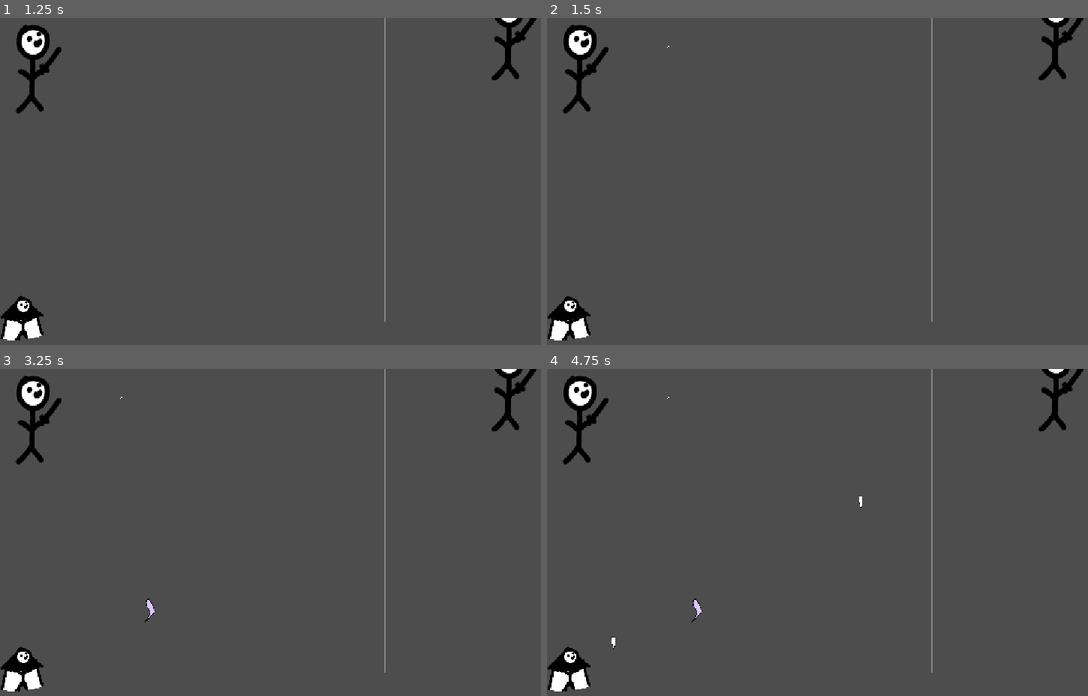
Above: before the commit, frames 1-4 (two rows, left to right).
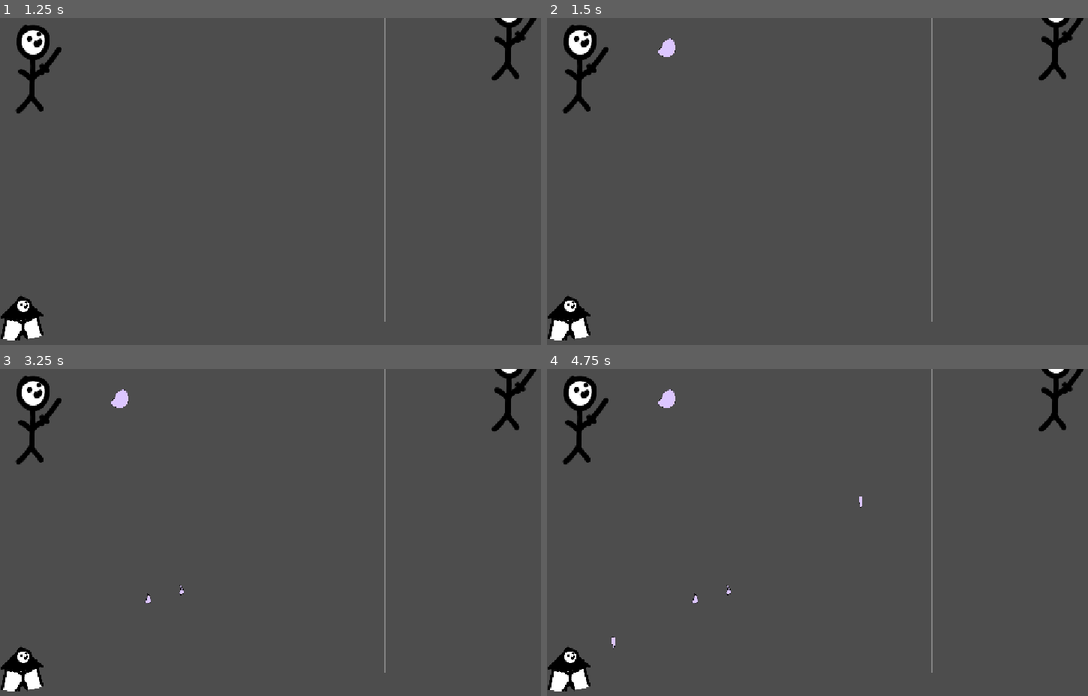
Above: after the commit, the same moments.

Repository: Schlutzkrapfen/Camara-Game
Game: Godot game, scene res://Levels/Creature/creatureTestingScene.tscn
Same seed, same stepped clock (60 frames per second), same inputs: the game is played once before the commit and once after it. This scene is started directly instead of the project's main scene.
Inputs (mouse positions are in pixels of both pictures, inside the frame that each line leads up to):
- Up to frame 1 (1.25 s): tap Enter at 0.5 s; move the mouse to (432, 168) at 0.52 s; hold D from 0.53 s (still down); tap 6 (Spike) at 0.6 s; click (432, 168) at 0.67 s; tap Space at 0.77 s
- Up to frame 2 (1.5 s): tap Space at 1.25 s; move the mouse to (725, 204) at 1.27 s; release D at 1.28 s; hold S from 1.28 s (still down); tap 0 (Aliver) at 1.35 s
- Up to frame 3 (3.25 s): tap Space at 1.52, 2.75, 3.02 s; tap 6 (Spike) at 1.55, 2.3, 3.05 s; tap Enter at 2 s; move the mouse to (362, 463) at 2.02 s; release S at 2.03 s; hold D 2.03-2.78 s; tap 2 (Belt) at 2.1 s; move the mouse to (270, 604) at 2.77 s; hold 9 (Upgrader) from 2.78 s (still down); tap 8 (Combiner) at 2.85 s; click (270, 604) at 2.92 s
- Up to frame 4 (4.75 s): tap Enter at 3.5 s; move the mouse to (1028, 588) at 3.52 s; release 9 (Upgrader) at 3.53 s; hold A from 3.53 s (still down); tap ' (Goo_maker) at 3.6 s; tap Space at 3.77, 4.25, 4.52 s; tap 6 (Spike) at 3.8, 4.55 s; move the mouse to (666, 486) at 4.27 s; tap 4 (HeadFactory) at 4.35 s

Frame 1 is identical in both runs. In frame 2, 0.1% of the frame differs, in the area x 20-24%, y 6-12%; in frame 3, 0.2%; in frame 4, 0.2%, in the area x 11-59%, y 6-86%.

Commit message:
feat: spikes fixed

Diff:
--- a/Levels/Creature/creatureTestingScene.tscn
+++ b/Levels/Creature/creatureTestingScene.tscn
@@ -3,7 +3,6 @@
 [ext_resource type="Script" uid="uid://c75yvoc3lhvdv" path="res://script/creature_testing.gd" id="1_qu1v0"]
 [ext_resource type="PackedScene" uid="uid://h4gm0w78c05t" path="res://Levels/Creature/head.tscn" id="2_kgn47"]
 [ext_resource type="PackedScene" uid="uid://te3wdjrwjvf3" path="res://Levels/Creature/torso.tscn" id="3_h1l0e"]
-[ext_resource type="PackedScene" uid="uid://br6rp8mmcsbyd" path="res://Levels/Creature/leg.tscn" id="4_wqga0"]
 [ext_resource type="PackedScene" uid="uid://dv3qwt1jtj1wt" path="res://Levels/Creature/torso_2.tscn" id="5_h1l0e"]
 [ext_resource type="PackedScene" uid="uid://dtcu05c44x3w8" path="res://Levels/Creature/torso_3.tscn" id="6_oyvla"]
 [ext_resource type="PackedScene" uid="uid://cg3y50e7rvs8o" path="res://Levels/Creature/torso_4.tscn" id="7_3c7w0"]
@@ -13,15 +12,13 @@
 [ext_resource type="PackedScene" uid="uid://bw0t0tccsh34l" path="res://Levels/Creature/spike_1.tscn" id="11_85nhp"]
 [ext_resource type="PackedScene" uid="uid://2k4c1td3mkse" path="res://Levels/Creature/spike_2.tscn" id="12_258lo"]
 [ext_resource type="PackedScene" uid="uid://ffsnyxqu58mx" path="res://Levels/Creature/spike_3.tscn" id="13_0mljx"]
-[ext_resource type="PackedScene" uid="uid://dw5pxqw638q5j" path="res://Levels/Creature/spike_1_L.tscn" id="14_y1hec"]
-[ext_resource type="PackedScene" uid="uid://cmq7h1hqqp6fu" path="res://Levels/Creature/spike_2_L.tscn" id="15_xxkyx"]
-[ext_resource type="PackedScene" uid="uid://dw6c0y8w2v2j3" path="res://Levels/Creature/spike_3_L.tscn" id="16_ahytx"]
+[ext_resource type="PackedScene" uid="uid://bvncs3ckfetkl" path="res://Levels/Creature/leg_4.tscn" id="13_lnj6j"]
 [ext_resource type="PackedScene" uid="uid://dlyg7svl3faxm" path="res://Levels/Enemies/Grunt.tscn" id="17_xxkyx"]
 [ext_resource type="PackedScene" uid="uid://c4uvcr8un6oyy" path="res://Levels/Enemies/Grunt_Hut.tscn" id="18_ahytx"]
 
 [node name="CreatureTestingScene" type="Node2D" unique_id=1857987435]
 script = ExtResource("1_qu1v0")
-part_scenes = Array[PackedScene]([ExtResource("2_kgn47"), Ex …(91 unchanged characters)… ), ExtResource("8_3c7w0"), ExtResource("4_wqga0"), ExtResource("9_6q6ar"), ExtResource("10_85nhp"), ExtResource("11_85nhp"), ExtResource("12_258lo"), ExtResource("13_0mljx"), ExtResource("14_y1hec"), ExtResource("15_xxkyx"), ExtResource("16_ahytx")])
+part_scenes = Array[PackedScene]([ExtResource("2_kgn47"), Ex …(91 unchanged characters)… ), ExtResource("8_3c7w0"), ExtResource("9_6q6ar"), ExtResource("10_85nhp"), ExtResource("11_85nhp"), ExtResource("12_258lo"), ExtResource("13_0mljx"), ExtResource("13_lnj6j")])
 
 [node name="Camera2D" type="Camera2D" parent="." unique_id=1101754663]
 position = Vector2(577, 324)
--- a/Levels/Creature/head.tscn
+++ b/Levels/Creature/head.tscn
@@ -88,15 +88,15 @@
 attachmentRotation = -28.985
 
 [node name="ConnectionPoint_201" type="Marker2D" parent="." unique_id=1367141123]
-position = Vector2(96, -71)
+position = Vector2(95, -70)
 script = ExtResource("5_xq6yg")
 id = 201
 allowedBodyTypes = Array[int]([3])
-direction = 3
+attachmentRotation = 50.78
 
 [node name="ConnectionPoint_301" type="Marker2D" parent="." unique_id=1794841693]
 position = Vector2(-106, -66)
 script = ExtResource("5_xq6yg")
 id = 301
 allowedBodyTypes = Array[int]([3])
-direction = 2
+attachmentRotation = -49.505
--- a/Levels/Creature/leg_3.tscn
+++ b/Levels/Creature/leg_3.tscn
@@ -42,4 +42,4 @@
 script = ExtResource("4_1efdp")
 id = 201
 allowedBodyTypes = Array[int]([3])
-direction = 3
+attachmentRotation = 56.76
--- a/Levels/Creature/spike_1.tscn
+++ b/Levels/Creature/spike_1.tscn
@@ -6,6 +6,7 @@
 [ext_resource type="Script" uid="uid://dq1c3eqgdtbie" path="res://script/ConnectionPoint.gd" id="4_1tl2a"]
 
 [node name="Spike" type="Node2D" unique_id=351333405]
+scale = Vector2(0.5, 0.5)
 script = ExtResource("1_qk38o")
 type = 3
 upgrade = ExtResource("2_qk38o")
@@ -14,14 +15,12 @@
 [node name="Pivot" type="Marker2D" parent="." unique_id=325312056]
 
 [node name="BodyPart" type="Sprite2D" parent="Pivot" unique_id=685628172]
-z_index = -10
-position = Vector2(36, -39)
-scale = Vector2(0.5, 0.5)
+position = Vector2(4, -108.00001)
+rotation = -0.7234847
 texture = ExtResource("3_qk38o")
 
 [node name="ConnectionPoint_1" type="Marker2D" parent="." unique_id=1485094818]
 position = Vector2(1, 1)
 script = ExtResource("4_1tl2a")
 id = 1
-allowedBodyTypes = Array[int]([0, 1, 2])
-direction = 2
+direction = 1
--- a/Levels/Creature/spike_1_L.tscn
+++ b/Levels/Creature/spike_1_L.tscn
@@ -1,15 +1,46 @@
 [gd_scene format=3 uid="uid://dw5pxqw638q5j"]
 
 [ext_resource type="Script" uid="uid://02teojrlf8xw" path="res://script/Creature.gd" id="1_84ksh"]
-[ext_resource type="PackedScene" uid="uid://cmq7h1hqqp6fu" path="res://Levels/Creature/spike_2_L.tscn" id="2_84ksh"]
+[ext_resource type="Texture2D" uid="uid://dxhh21i31w2eo" path="res://assets/Sprites/ModularCharacter/Accessories/Spikes/Spike_Large.png" id="2_26a1v"]
 [ext_resource type="Texture2D" uid="uid://d3ab6lou0k4jw" path="res://assets/Sprites/ModularCharacter/Accessories/Spikes/Spike_Small.png" id="3_8luw6"]
+[ext_resource type="Texture2D" uid="uid://jy0e00irmuh2" path="res://assets/Sprites/ModularCharacter/Accessories/Spikes/Spike_Medium.png" id="4_8luw6"]
 [ext_resource type="Script" uid="uid://dq1c3eqgdtbie" path="res://script/ConnectionPoint.gd" id="4_h8afj"]
+
+[sub_resource type="PackedScene" id="PackedScene_xkbge"]
+_bundled = {
+"conn_count": 0,
+"conns": PackedInt32Array(),
+"editable_instances": [],
+"id_paths": [],
+"names": PackedStringArray("Spike", "scale", "script", "type", "attackDamage", "Node2D", "Pivot", "Marker2D", "BodyPart", "z_index", "position", "texture", "Sprite2D", "ConnectionPoint_1", "id", "allowedBodyTypes", "direction"),
+"node_count": 4,
+"node_ids": PackedInt32Array(351333405, 325312056, 685628172, 1485094818),
+"node_paths": [],
+"nodes": PackedInt32Array(-1, -1, 5, 0, -1, 4, 1, 0, 2, 1, 3, 2, 4, 3, 0, 0, 0, 7, 6, -1, 0, 0, 1, 0, 12, 8, -1, 4, 9, 4, 10, 5, 1, 6, 11, 7, 0, 0, 0, 7, 13, -1, 5, 10, 8, 2, 9, 14, 10, 15, 11, 16, 2, 0),
+"variants": [Vector2(0.2, 0.2), ExtResource("1_84ksh"), 3, 15, -10, Vector2(-27, -35), Vector2(-0.5, 0.5), ExtResource("2_26a1v"), Vector2(1, 1), ExtResource("4_h8afj"), 1, Array[int]([0, 1, 2])],
+"version": 3
+}
+
+[sub_resource type="PackedScene" id="PackedScene_pfgmu"]
+_bundled = {
+"conn_count": 0,
+"conns": PackedInt32Array(),
+"editable_instances": [],
+"id_paths": [],
+"names": PackedStringArray("Spike", "scale", "script", "type", "upgrade", "attackDamage", "Node2D", "Pivot", "Marker2D", "BodyPart", "z_index", "position", "texture", "Sprite2D", "ConnectionPoint_1", "id", "allowedBodyTypes", "direction"),
+"node_count": 4,
+"node_ids": PackedInt32Array(351333405, 325312056, 685628172, 1485094818),
+"node_paths": [],
+"nodes": PackedInt32Array(-1, -1, 6, 0, -1, 5, 1, 0, 2, 1, 3, 2, 4, 3, 5, 4, 0, 0, 0, 8, 7, -1, 0, 0, 1, 0, 13, 9, -1, 4, 10, 5, 11, 6, 1, 7, 12, 8, 0, 0, 0, 8, 14, -1, 5, 11, 9, 2, 10, 15, 11, 16, 12, 17, 2, 0),
+"variants": [Vector2(0.2, 0.2), ExtResource("1_84ksh"), 3, SubResource("PackedScene_xkbge"), 10, -10, Vector2(-25, -35), Vector2(-0.5, 0.5), ExtResource("4_8luw6"), Vector2(1, 1), ExtResource("4_h8afj"), 1, Array[int]([0, 1, 2])],
+"version": 3
+}
 
 [node name="Spike" type="Node2D" unique_id=351333405]
 scale = Vector2(0.2, 0.2)
 script = ExtResource("1_84ksh")
 type = 3
-upgrade = ExtResource("2_84ksh")
+upgrade = SubResource("PackedScene_pfgmu")
 attackDamage = 5
 
 [node name="Pivot" type="Marker2D" parent="." unique_id=325312056]
--- a/Levels/Creature/spike_2.tscn
+++ b/Levels/Creature/spike_2.tscn
@@ -6,7 +6,7 @@
 [ext_resource type="Script" uid="uid://dq1c3eqgdtbie" path="res://script/ConnectionPoint.gd" id="4_axj70"]
 
 [node name="Spike" type="Node2D" unique_id=351333405]
-scale = Vector2(0.2, 0.2)
+scale = Vector2(0.5, 0.5)
 script = ExtResource("1_srp3w")
 type = 3
 upgrade = ExtResource("2_srp3w")
@@ -15,8 +15,8 @@
 [node name="Pivot" type="Marker2D" parent="." unique_id=325312056]
 
 [node name="BodyPart" type="Sprite2D" parent="Pivot" unique_id=685628172]
-z_index = -10
-position = Vector2(27, -34)
+position = Vector2(6.000001, -46)
+rotation = -0.5809195
 scale = Vector2(0.5, 0.5)
 texture = ExtResource("3_srp3w")
 
@@ -24,5 +24,4 @@
 position = Vector2(1, 1)
 script = ExtResource("4_axj70")
 id = 1
-allowedBodyTypes = Array[int]([0, 1, 2])
-direction = 2
+direction = 1
--- a/Levels/Creature/spike_2_L.tscn
+++ b/Levels/Creature/spike_2_L.tscn
@@ -2,14 +2,29 @@
 
 [ext_resource type="Script" uid="uid://02teojrlf8xw" path="res://script/Creature.gd" id="1_q7y10"]
 [ext_resource type="Texture2D" uid="uid://jy0e00irmuh2" path="res://assets/Sprites/ModularCharacter/Accessories/Spikes/Spike_Medium.png" id="2_bs7yy"]
-[ext_resource type="PackedScene" uid="uid://dw6c0y8w2v2j3" path="res://Levels/Creature/spike_3_L.tscn" id="2_l070q"]
+[ext_resource type="Texture2D" uid="uid://dxhh21i31w2eo" path="res://assets/Sprites/ModularCharacter/Accessories/Spikes/Spike_Large.png" id="2_l070q"]
 [ext_resource type="Script" uid="uid://dq1c3eqgdtbie" path="res://script/ConnectionPoint.gd" id="3_l070q"]
+
+[sub_resource type="PackedScene" id="PackedScene_xkbge"]
+_bundled = {
+"conn_count": 0,
+"conns": PackedInt32Array(),
+"editable_instances": [],
+"id_paths": [],
+"names": PackedStringArray("Spike", "scale", "script", "type", "attackDamage", "Node2D", "Pivot", "Marker2D", "BodyPart", "z_index", "position", "texture", "Sprite2D", "ConnectionPoint_1", "id", "allowedBodyTypes", "direction"),
+"node_count": 4,
+"node_ids": PackedInt32Array(351333405, 325312056, 685628172, 1485094818),
+"node_paths": [],
+"nodes": PackedInt32Array(-1, -1, 5, 0, -1, 4, 1, 0, 2, 1, 3, 2, 4, 3, 0, 0, 0, 7, 6, -1, 0, 0, 1, 0, 12, 8, -1, 4, 9, 4, 10, 5, 1, 6, 11, 7, 0, 0, 0, 7, 13, -1, 5, 10, 8, 2, 9, 14, 10, 15, 11, 16, 2, 0),
+"variants": [Vector2(0.2, 0.2), ExtResource("1_q7y10"), 3, 15, -10, Vector2(-27, -35), Vector2(-0.5, 0.5), ExtResource("2_l070q"), Vector2(1, 1), ExtResource("3_l070q"), 1, Array[int]([0, 1, 2])],
+"version": 3
+}
 
 [node name="Spike" type="Node2D" unique_id=351333405]
 scale = Vector2(0.2, 0.2)
 script = ExtResource("1_q7y10")
 type = 3
-upgrade = ExtResource("2_l070q")
+upgrade = SubResource("PackedScene_xkbge")
 attackDamage = 10
 
 [node name="Pivot" type="Marker2D" parent="." unique_id=325312056]
--- a/Levels/Creature/spike_3.tscn
+++ b/Levels/Creature/spike_3.tscn
@@ -5,7 +5,7 @@
 [ext_resource type="Script" uid="uid://dq1c3eqgdtbie" path="res://script/ConnectionPoint.gd" id="4_4ibty"]
 
 [node name="Spike" type="Node2D" unique_id=351333405]
-scale = Vector2(0.2, 0.2)
+scale = Vector2(0.5, 0.5)
 script = ExtResource("1_vyxou")
 type = 3
 attackDamage = 15
@@ -13,8 +13,8 @@
 [node name="Pivot" type="Marker2D" parent="." unique_id=325312056]
 
 [node name="BodyPart" type="Sprite2D" parent="Pivot" unique_id=685628172]
-z_index = -10
-position = Vector2(31, -35)
+position = Vector2(-2, -31.999996)
+rotation = -0.94159055
 scale = Vector2(0.5, 0.5)
 texture = ExtResource("3_vyxou")
 
@@ -23,4 +23,4 @@
 script = ExtResource("4_4ibty")
 id = 1
 allowedBodyTypes = Array[int]([0, 1, 2])
-direction = 2
+direction = 1
--- a/Levels/Creature/torso.tscn
+++ b/Levels/Creature/torso.tscn
@@ -63,39 +63,39 @@
 script = ExtResource("3_6f1hg")
 id = 201
 allowedBodyTypes = Array[int]([3])
-direction = 3
+attachmentRotation = 95.135
 
 [node name="ConnectionPoint_202" type="Marker2D" parent="." unique_id=1522758959]
 position = Vector2(48, -10)
 script = ExtResource("3_6f1hg")
 id = 202
 allowedBodyTypes = Array[int]([3])
-direction = 3
+attachmentRotation = 95.135
 
 [node name="ConnectionPoint_203" type="Marker2D" parent="." unique_id=1650167569]
 position = Vector2(38, 57)
 script = ExtResource("3_6f1hg")
 id = 203
 allowedBodyTypes = Array[int]([3])
-direction = 3
+attachmentRotation = 95.135
 
 [node name="ConnectionPoint_301" type="Marker2D" parent="." unique_id=2037888554]
 position = Vector2(-46, -79)
 script = ExtResource("3_6f1hg")
 id = 301
 allowedBodyTypes = Array[int]([3])
-direction = 2
+attachmentRotation = -95.135
 
 [node name="ConnectionPoint_302" type="Marker2D" parent="." unique_id=72995844]
 position = Vector2(-35, -5)
 script = ExtResource("3_6f1hg")
 id = 302
 allowedBodyTypes = Array[int]([3])
-direction = 2
+attachmentRotation = -95.135
 
 [node name="ConnectionPoint_303" type="Marker2D" parent="." unique_id=344551721]
 position = Vector2(-23, 62)
 script = ExtResource("3_6f1hg")
 id = 303
 allowedBodyTypes = Array[int]([3])
-direction = 2
+attachmentRotation = -95.135
--- a/Levels/Creature/torso_2.tscn
+++ b/Levels/Creature/torso_2.tscn
@@ -78,39 +78,39 @@
 script = ExtResource("4_niabm")
 id = 201
 allowedBodyTypes = Array[int]([3])
-direction = 3
+attachmentRotation = 66.695
 
 [node name="ConnectionPoint_202" type="Marker2D" parent="." unique_id=1522758959]
 position = Vector2(119, 10)
 script = ExtResource("4_niabm")
 id = 202
 allowedBodyTypes = Array[int]([3])
-direction = 3
+attachmentRotation = 88.18
 
 [node name="ConnectionPoint_203" type="Marker2D" parent="." unique_id=1650167569]
 position = Vector2(116, 105)
 script = ExtResource("4_niabm")
 id = 203
 allowedBodyTypes = Array[int]([3])
-direction = 3
+attachmentRotation = 101.435
 
 [node name="ConnectionPoint_301" type="Marker2D" parent="." unique_id=2037888554]
 position = Vector2(-117, -69)
 script = ExtResource("4_niabm")
 id = 301
 allowedBodyTypes = Array[int]([3])
-direction = 2
+attachmentRotation = -69.745
 
 [node name="ConnectionPoint_302" type="Marker2D" parent="." unique_id=72995844]
 position = Vector2(-121, 1)
 script = ExtResource("4_niabm")
 id = 302
 allowedBodyTypes = Array[int]([3])
-direction = 2
+attachmentRotation = -90.04
 
 [node name="ConnectionPoint_303" type="Marker2D" parent="." unique_id=344551721]
 position = Vector2(-111, 77)
 script = ExtResource("4_niabm")
 id = 303
 allowedBodyTypes = Array[int]([3])
-direction = 2
+attachmentRotation = -101.145
--- a/Levels/Creature/torso_3.tscn
+++ b/Levels/Creature/torso_3.tscn
@@ -94,39 +94,39 @@
 script = ExtResource("4_r20mw")
 id = 201
 allowedBodyTypes = Array[int]([3])
-direction = 3
+attachmentRotation = 57.565
 
 [node name="ConnectionPoint_202" type="Marker2D" parent="." unique_id=1522758959]
 position = Vector2(159, 11)
 script = ExtResource("4_r20mw")
 id = 202
 allowedBodyTypes = Array[int]([3])
-direction = 3
+attachmentRotation = 86.645
 
 [node name="ConnectionPoint_203" type="Marker2D" parent="." unique_id=1650167569]
 position = Vector2(145, 89)
 script = ExtResource("4_r20mw")
 id = 203
 allowedBodyTypes = Array[int]([3])
-direction = 3
+attachmentRotation = 123.61
 
 [node name="ConnectionPoint_301" type="Marker2D" parent="." unique_id=2037888554]
 position = Vector2(-135, -69)
 script = ExtResource("4_r20mw")
 id = 301
 allowedBodyTypes = Array[int]([3])
-direction = 2
+attachmentRotation = -53.41
 
 [node name="ConnectionPoint_302" type="Marker2D" parent="." unique_id=72995844]
 position = Vector2(-155, 2)
 script = ExtResource("4_r20mw")
 id = 302
 allowedBodyTypes = Array[int]([3])
-direction = 2
+attachmentRotation = -84.335
 
 [node name="ConnectionPoint_303" type="Marker2D" parent="." unique_id=344551721]
 position = Vector2(-152, 78)
 script = ExtResource("4_r20mw")
 id = 303
 allowedBodyTypes = Array[int]([3])
-direction = 2
+attachmentRotation = -115.125
--- a/Levels/Creature/torso_4.tscn
+++ b/Levels/Creature/torso_4.tscn
@@ -125,44 +125,53 @@
 script = ExtResource("4_w51f1")
 id = 201
 allowedBodyTypes = Array[int]([3])
-direction = 3
-attachmentRotation = -7.61
+attachmentRotation = 81.665
 
 [node name="ConnectionPoint_202" type="Marker2D" parent="." unique_id=1522758959]
 position = Vector2(199, -24)
 script = ExtResource("4_w51f1")
 id = 202
 allowedBodyTypes = Array[int]([3])
-direction = 3
+attachmentRotation = 87.145
 
 [node name="ConnectionPoint_203" type="Marker2D" parent="." unique_id=1650167569]
 position = Vector2(189, 84)
 script = ExtResource("4_w51f1")
 id = 203
 allowedBodyTypes = Array[int]([3])
-direction = 3
-attachmentRotation = 8.545
+attachmentRotation = 100.33
+
+[node name="ConnectionPoint_204" type="Marker2D" parent="." unique_id=1415530742]
+position = Vector2(160, 25)
+script = ExtResource("4_w51f1")
+id = 204
+allowedBodyTypes = Array[int]([3])
+attachmentRotation = 83.895
 
 [node name="ConnectionPoint_301" type="Marker2D" parent="." unique_id=2037888554]
 position = Vector2(-124, -89)
 script = ExtResource("4_w51f1")
 id = 301
 allowedBodyTypes = Array[int]([3])
-direction = 2
-attachmentRotation = 12.45
+attachmentRotation = -68.095
 
 [node name="ConnectionPoint_302" type="Marker2D" parent="." unique_id=72995844]
 position = Vector2(-179, 14)
 script = ExtResource("4_w51f1")
 id = 302
 allowedBodyTypes = Array[int]([3])
-direction = 2
-attachmentRotation = 9.525
+attachmentRotation = -78.595
 
 [node name="ConnectionPoint_303" type="Marker2D" parent="." unique_id=344551721]
 position = Vector2(-235, 113)
 script = ExtResource("4_w51f1")
 id = 303
 allowedBodyTypes = Array[int]([3])
-direction = 2
-attachmentRotation = -5.8
+attachmentRotation = -78.075
+
+[node name="ConnectionPoint_304" type="Marker2D" parent="." unique_id=587360905]
+position = Vector2(-150, 90)
+script = ExtResource("4_w51f1")
+id = 304
+allowedBodyTypes = Array[int]([3])
+attachmentRotation = -57.71
--- a/Levels/Creature/torso_5.tscn
+++ b/Levels/Creature/torso_5.tscn
@@ -141,60 +141,53 @@
 script = ExtResource("4_b4j5o")
 id = 201
 allowedBodyTypes = Array[int]([3])
-direction = 3
-attachmentRotation = -7.61
+attachmentRotation = 81.11
 
 [node name="ConnectionPoint_202" type="Marker2D" parent="." unique_id=1522758959]
 position = Vector2(187, 49)
 script = ExtResource("4_b4j5o")
 id = 202
 allowedBodyTypes = Array[int]([3])
-direction = 3
+attachmentRotation = 54.695
 
 [node name="ConnectionPoint_204" type="Marker2D" parent="." unique_id=924161160]
-position = Vector2(-31, -21)
+position = Vector2(-40, -99.99999)
 script = ExtResource("4_b4j5o")
 id = 204
 allowedBodyTypes = Array[int]([3])
-direction = 3
-attachmentRotation = -14.4
+attachmentRotation = 118.47
 
 [node name="ConnectionPoint_203" type="Marker2D" parent="." unique_id=1650167569]
-position = Vector2(265, 116)
+position = Vector2(265, 95)
 script = ExtResource("4_b4j5o")
 id = 203
 allowedBodyTypes = Array[int]([3])
-direction = 3
-attachmentRotation = 8.545
+attachmentRotation = 70.055
 
 [node name="ConnectionPoint_301" type="Marker2D" parent="." unique_id=2037888554]
 position = Vector2(-250, -156)
 script = ExtResource("4_b4j5o")
 id = 301
 allowedBodyTypes = Array[int]([3])
-direction = 2
-attachmentRotation = 12.45
+attachmentRotation = -57.38
 
 [node name="ConnectionPoint_302" type="Marker2D" parent="." unique_id=72995844]
 position = Vector2(-163, 64)
 script = ExtResource("4_b4j5o")
 id = 302
 allowedBodyTypes = Array[int]([3])
-direction = 2
-attachmentRotation = 9.525
+attachmentRotation = -84.58
 
 [node name="ConnectionPoint_303" type="Marker2D" parent="." unique_id=344551721]
 position = Vector2(-187, 174)
 script = ExtResource("4_b4j5o")
 id = 303
 allowedBodyTypes = Array[int]([3])
-direction = 2
-attachmentRotation = 0.96
+attachmentRotation = -83.775
 
 [node name="ConnectionPoint_304" type="Marker2D" parent="." unique_id=21376880]
 position = Vector2(-237, -38)
 script = ExtResource("4_b4j5o")
 id = 304
 allowedBodyTypes = Array[int]([3])
-direction = 2
-attachmentRotation = -28.055
+attachmentRotation = -116.98
Binary file changed: assets/Sprites/ModularCharacter/Accessories/Spikes/Spike_Large.png
Binary file changed: assets/Sprites/ModularCharacter/Accessories/Spikes/Spike_Medium.png
Binary file changed: assets/Sprites/ModularCharacter/Accessories/Spikes/Spike_Small.png
Binary file changed: assets/Sprites/ModularCharacter/Head/Head_NaturalRound.png
Binary file changed: assets/Sprites/ModularCharacter/Torso/Torso_BroadFurry.png
Binary file changed: assets/Sprites/ModularCharacter/Torso/Torso_BroadRound.png
Binary file changed: assets/Sprites/ModularCharacter/Torso/Torso_LargeMutated.png
Binary file changed: assets/Sprites/ModularCharacter/Torso/Torso_Mutated.png
Binary file changed: assets/Sprites/ModularCharacter/Torso/Torso_StandardRectangular.png
Binary file changed: assets/Sprites/ModularCharacter/Torso/Torso_ThinTriangular.png
